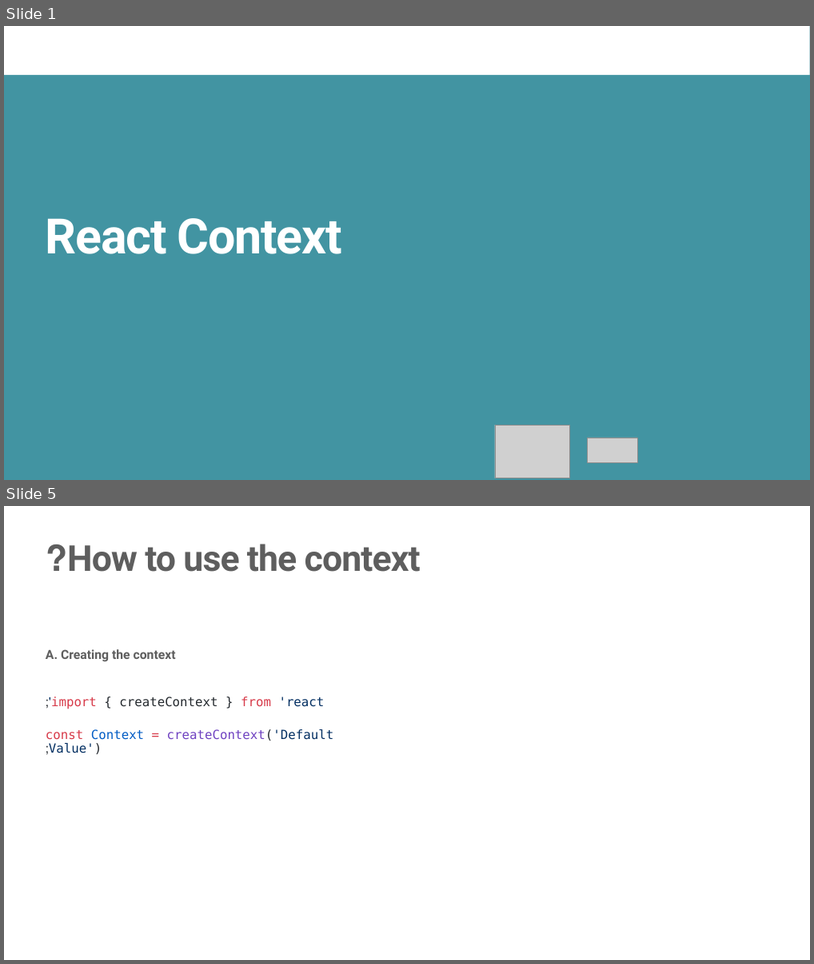
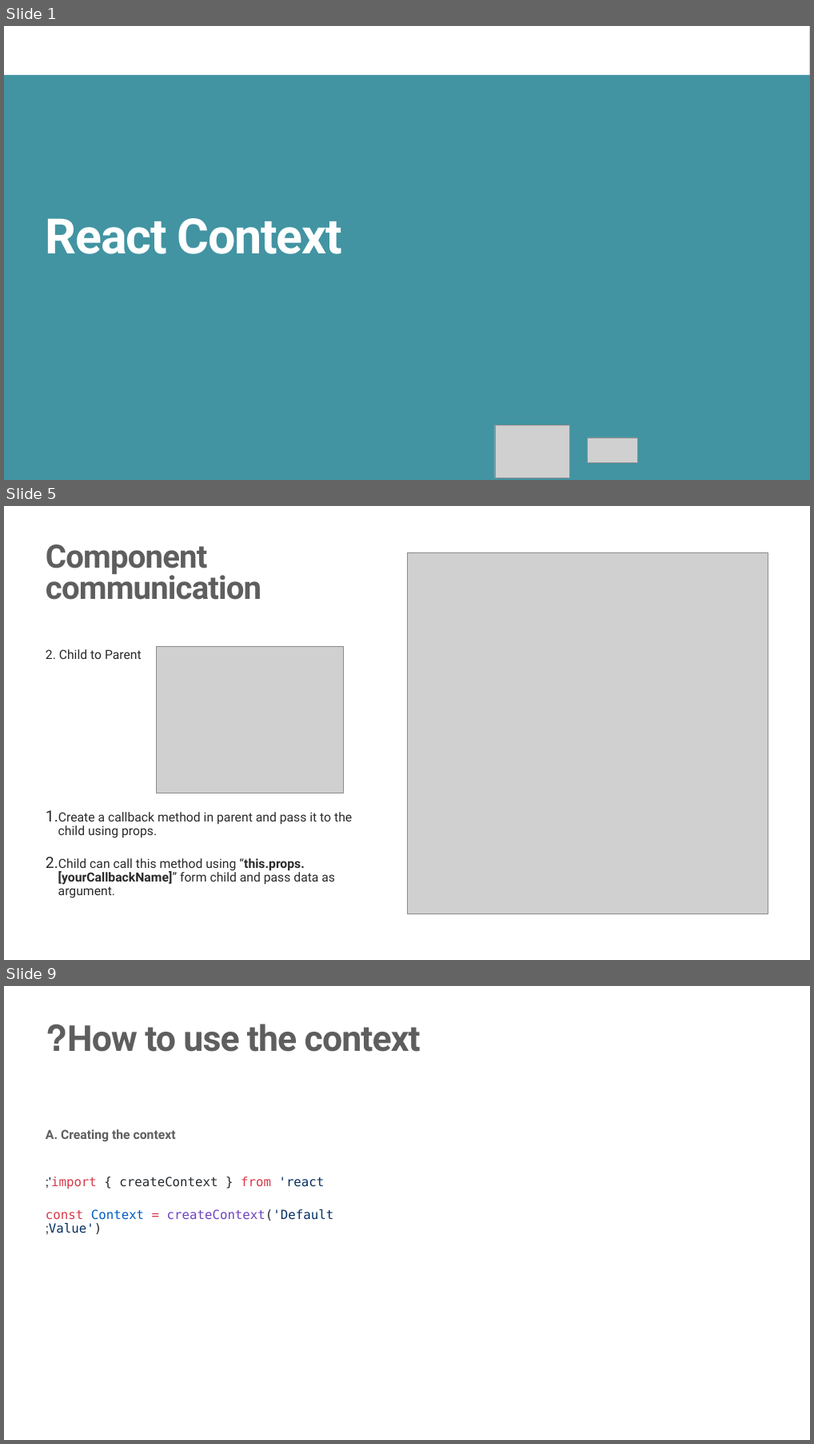
Before and after one commit to JS-RUH-1/React-Lessons, a slide deck: useContext.pptx. Shown one above the other, each under a label of ours: slides 1 and 5 before the commit, slides 1, 5 and 9 after it; the slides between them are not shown. The pictures are 814x964 and 814x1444 pixels, drawn with LibreOffice and Linux fonts; fonts in the diff are those of the drawing; grey boxes stand for pictures; background and template pictures are left out. Boxes give left, top, right and bottom in pixels: in the first picture for what was removed or moved away, otherwise in the second. Text is boxed around its words. In the diff, an @@ line names an element or a change of style, - is before the commit and + after.

```diff
--- a/useContext.pptx
+++ b/useContext.pptx
@@ slide 5 added at (x1=4, y1=506, x2=810, y2=960), background #FFFFFF @@
@@ title added at (x1=46, y1=544, x2=262, y2=600), 76.5 pt, text #5E5E5E, bold @@
+Component
+communication
@@ picture added at (x1=407, y1=552, x2=768, y2=913) @@
@@ text added at (x1=46, y1=649, x2=352, y2=898), 30 pt, text #292929 @@
+2. Child to Parent
+1. Create a callback method in parent and pass it to the child using props.
+2. Child can call this method using “this.props.[yourCallbackName]” form child and pass data as argument.
@@ picture added at (x1=156, y1=647, x2=343, y2=792) @@
@@ what was slide 5 is now slide 9 @@
```
Also in this commit, not shown: 2 slides changed, 3 other slides added, 3 other files.
